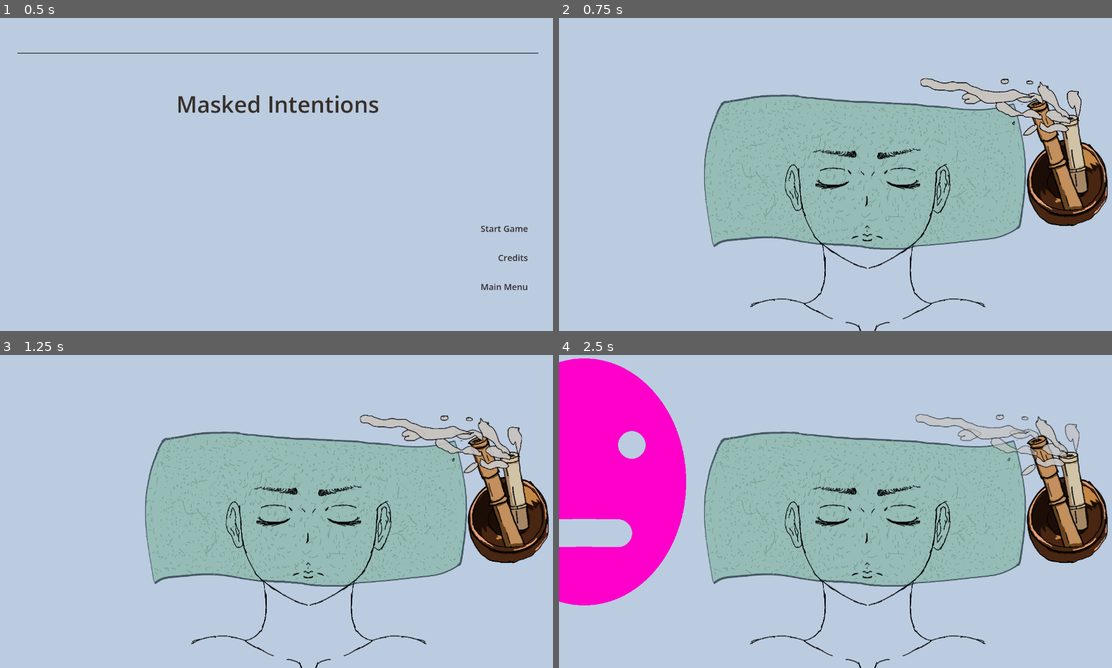
Above: before the commit, frames 1-4 (two rows, left to right).
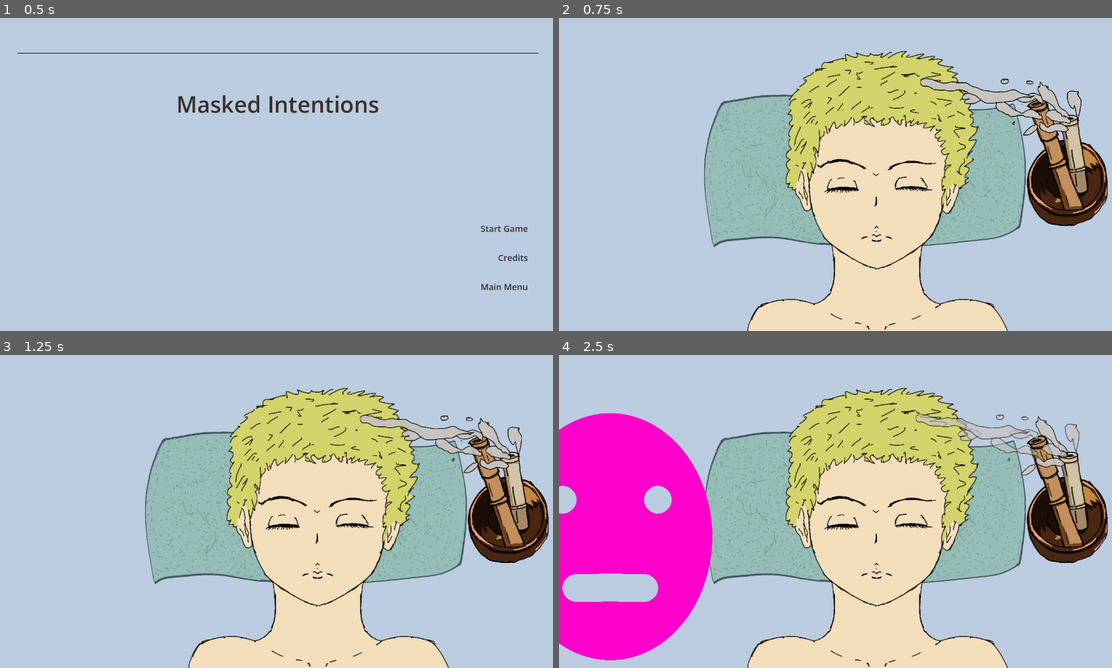
Above: after the commit, the same moments.

Repository: ericdsw/GameJam2026
Game: Godot game, scene res://Game.tscn
Two runs of this game, one before a commit and one after it. Both use one fixed random seed, a clock stepped at 60 frames per second and the inputs below.
Inputs (mouse positions are in pixels of both pictures, inside the frame that each line leads up to):
- Up to frame 1 (0.5 s): no input
- Up to frame 2 (0.75 s): tap Enter at 0.5 s; drag from (1001, 227) to (890, 105) at 0.52 s
- Up to frame 3 (1.25 s): no input
- Up to frame 4 (2.5 s): drag from (724, 527) to (807, 574) at 1.27 s; click (564, 530) at 2.02 s

Frame 1 is identical in both runs. In frame 2, 25% of the frame differs, in the area x 33-82%, y 10-100%; in frame 3, 25%; in frame 4, 38%, in the area x 0-82%, y 1-100%.

Commit message:
Added face randomization

Diff:
--- /dev/null
+++ b/Objects/Face/Face.gd
@@ -0,0 +1,58 @@
+@tool
+class_name Face
+extends Node2D
+
+
+@export var base_sprite: Sprite2D
+@export var eyes_sprite: Sprite2D
+@export var hairs_sprite: Sprite2D
+
+
+@export_range(1, 3) var base_variant := 1:
+	set(new_val):
+		base_variant = new_val
+		_sync_face.call_deferred()
+@export_range(1, 3) var eyes_variant := 1:
+	set(new_val):
+		eyes_variant = new_val
+		_sync_face.call_deferred()
+@export_range(1, 3) var hair_variant := 1:
+	set(new_val):
+		hair_variant = new_val
+		_sync_face.call_deferred()
+@export var skin_color := 1:
+	set(new_val):
+		skin_color = new_val
+		_sync_face.call_deferred()
+@export var hair_color := 1:
+	set(new_val):
+		hair_color = new_val
+		_sync_face.call_deferred()
+@export var skin_colors : Array[Color]
+@export var hair_colors : Array[Color]
+
+@export_tool_button("randomize", "Callable") var randomize_action = _randomize
+
+
+func _sync_face() -> void:
+	base_sprite.frame = base_variant - 1
+	eyes_sprite.frame = eyes_variant - 1
+	hairs_sprite.frame = hair_variant - 1
+
+	if skin_color - 1 >= skin_colors.size():
+		base_sprite.modulate = Color.WHITE
+	else:
+		base_sprite.modulate = skin_colors[skin_color - 1]
+
+	if hair_color - 1 >= hair_colors.size():
+		hairs_sprite.modulate = Color.WHITE
+	else:
+		hairs_sprite.modulate = hair_colors[hair_color - 1]
+
+
+func _randomize() -> void:
+	base_variant = randi_range(1, 3)
+	eyes_variant = randi_range(1, 3)
+	hair_variant = randi_range(1, 3)
+	skin_color = randi_range(1, skin_colors.size() + 1)
+	hair_color = randi_range(1, hair_colors.size() + 1)
--- a/Objects/Face/Face.tscn
+++ b/Objects/Face/Face.tscn
@@ -1,8 +1,42 @@
 [gd_scene format=3 uid="uid://c3n2nt44q0jua"]
 
+[ext_resource type="Script" uid="uid://c5o3mvrla3vyj" path="res://Objects/Face/Face.gd" id="1_br0od"]
 [ext_resource type="Texture2D" uid="uid://cyxvu5dglo8kg" path="res://Resources/Images/Face/placeholder_face.png" id="1_gnrgg"]
+[ext_resource type="Texture2D" uid="uid://cxd2w4omdshgb" path="res://Resources/Images/Face/Base/face_base.png" id="2_22hb8"]
+[ext_resource type="Texture2D" uid="uid://dl3d4q76jk2g2" path="res://Resources/Images/Face/Base/eyes.png" id="3_edr8q"]
+[ext_resource type="Texture2D" uid="uid://bms7bpt5m0jm5" path="res://Resources/Images/Face/Base/hairs.png" id="4_oreo6"]
 
-[node name="Face" type="Node2D" unique_id=880044491]
+[node name="Face" type="Node2D" unique_id=880044491 node_paths=PackedStringArray("base_sprite", "eyes_sprite", "hairs_sprite")]
+script = ExtResource("1_br0od")
+base_sprite = NodePath("Base")
+eyes_sprite = NodePath("Eyes")
+hairs_sprite = NodePath("Hairs")
+hair_variant = 3
+skin_color = 3
+hair_color = 3
+skin_colors = Array[Color]([Color(1, 0.9137255, 0.76862746, 1), Color(0.6392157, 0.58431375, 0.5137255, 1), Color(0.27058825, 0.22745098, 0.17254902, 1), Color(1, 0.972549, 0.9411765, 1), Color(0.52156866, 0.4392157, 0.3372549, 1)])
+hair_colors = Array[Color]([Color(0.8784314, 0.8784314, 0.44705883, 1), Color(0.07058824, 0.07058824, 0.07058824, 1), Color(0.7607843, 0.39607844, 0.21176471, 1), Color(0.7294118, 0.7294118, 0.7294118, 1), Color(0.16078432, 0.12941177, 0.09411765, 1), Color(0.17254902, 0.39215687, 0.52156866, 1)])
 
-[node name="Sprite2D" type="Sprite2D" parent="." unique_id=2147298855]
+[node name="Guide" type="Sprite2D" parent="." unique_id=2147298855]
+visible = false
 texture = ExtResource("1_gnrgg")
+
+[node name="Base" type="Sprite2D" parent="." unique_id=1301879379]
+modulate = Color(0.27058825, 0.22745098, 0.17254902, 1)
+texture = ExtResource("2_22hb8")
+centered = false
+hframes = 3
+
+[node name="Eyes" type="Sprite2D" parent="." unique_id=231694462]
+position = Vector2(186, 143)
+texture = ExtResource("3_edr8q")
+centered = false
+hframes = 3
+
+[node name="Hairs" type="Sprite2D" parent="." unique_id=1155135631]
+modulate = Color(0.7607843, 0.39607844, 0.21176471, 1)
+position = Vector2(95, -84)
+texture = ExtResource("4_oreo6")
+centered = false
+hframes = 3
+frame = 2
--- a/Objects/Mask/Mask.tscn
+++ b/Objects/Mask/Mask.tscn
@@ -11,18 +11,14 @@
 
 [node name="MaskSpriteShadow" type="TextureRect" parent="." unique_id=1415725889]
 modulate = Color(0, 0, 0, 0.6117647)
-offset_left = -244.0
-offset_top = -294.0
-offset_right = 245.0
-offset_bottom = 294.0
+offset_right = 489.0
+offset_bottom = 588.0
 pivot_offset = Vector2(244, 294)
 texture = ExtResource("2_3kh16")
 
 [node name="MaskSprite" type="TextureButton" parent="." unique_id=1015226943]
-offset_left = -244.0
-offset_top = -294.0
-offset_right = 245.0
-offset_bottom = 294.0
+offset_right = 489.0
+offset_bottom = 588.0
 pivot_offset = Vector2(244, 294)
 texture_normal = ExtResource("2_3kh16")
 texture_pressed = ExtResource("2_3kh16")
--- a/Screens/FaceScreen/FaceScreen.tscn
+++ b/Screens/FaceScreen/FaceScreen.tscn
@@ -33,13 +33,15 @@
 texture = ExtResource("2_8fhud")
 
 [node name="Face" parent="." unique_id=880044491 instance=ExtResource("1_rnw1p")]
-position = Vector2(707.5, 492.5)
+position = Vector2(363.5, 147.5)
+skin_color = 1
+hair_color = 1
 
 [node name="OutOfBoundsMaskStartPosition" type="Marker2D" parent="." unique_id=1071863705]
-position = Vector2(-344, 140)
+position = Vector2(-528, -28)
 
 [node name="MaskStartPosition" type="Marker2D" parent="." unique_id=533221031]
-position = Vector2(58, 292)
+position = Vector2(-126, 124)
 
 [node name="Incense" parent="." unique_id=768750567 instance=ExtResource("5_bohhc")]
 position = Vector2(1169, 315)
Not shown, added: Objects/Face/Face.gd.uid
Binary file added: Resources/Images/Face/Base/eyes.png
Not shown, added: Resources/Images/Face/Base/eyes.png.import
Binary file added: Resources/Images/Face/Base/face_base.png
Not shown, added: Resources/Images/Face/Base/face_base.png.import
Binary file added: Resources/Images/Face/Base/hairs.png
Not shown, added: Resources/Images/Face/Base/hairs.png.import
